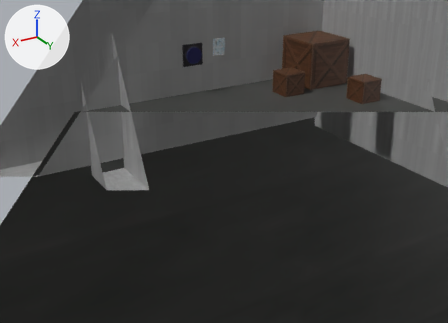
The glTF model scena1/scene.gltf: old version first, new version second.
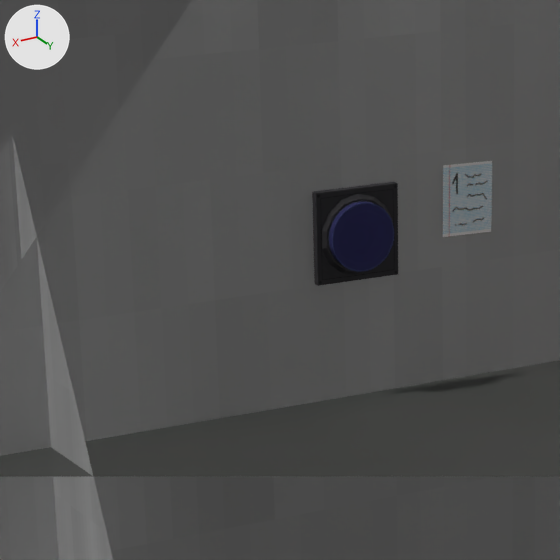
Each version appears first from a 50 mm lens placed at (131.95, -10.36, 10.25), pointed at (114.74, -39.05, -4.09), and next in a close-up on the part from 24% to 54% of the width and 0% to 41% of the height. The lights are fixed; the arrows at upper left show +X, +Y and +Z. The older version's two pictures come first. Everything nearer to the camera than a plane just in front of the edit is cut away. Where no turn or scale is listed for an object, it has been applied to the vertices.

The first close-up shows 'Cube.001', 'Object_4.002', 'Wall.013', 'Wall.024', 'button.002'.
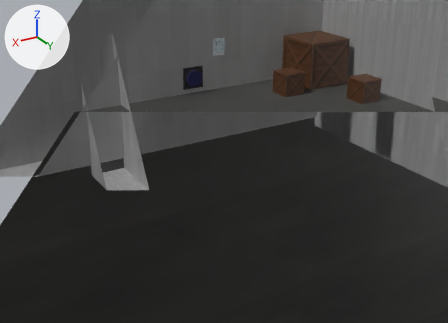
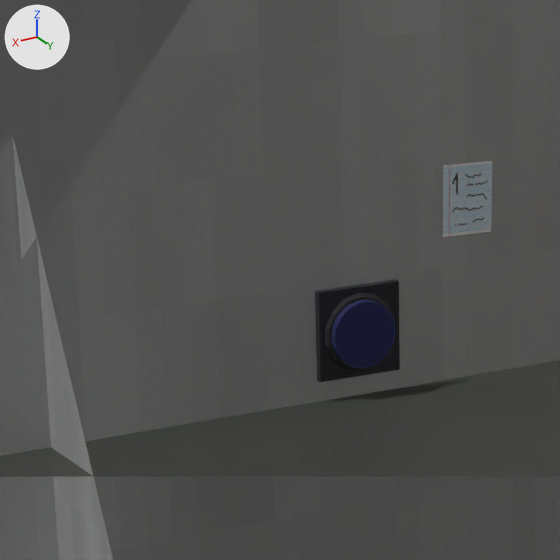
Where the change shows, as pixel boxes [x1, y1, x2, y2] in the close-ups (560 x 560 px):
```json
{"object": "button.002", "change": "moved", "before": [312, 182, 398, 286], "after": [315, 279, 400, 382]}
```

Scene script edits in JSON lines:
```json
{"op": "set", "path": "ob_button_002.location", "old": "(115.15, -41.77, 1.69)", "new": "(115.15, -41.77, 0.32)"}
```
